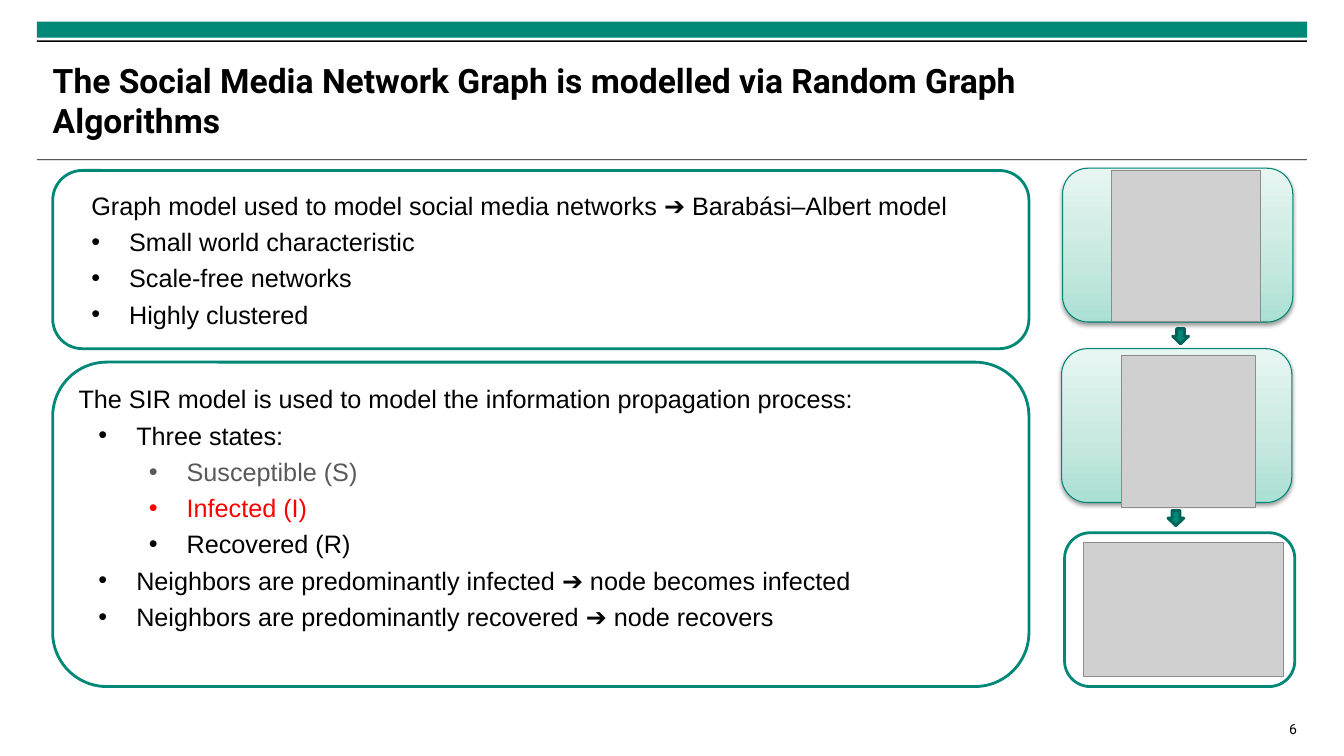
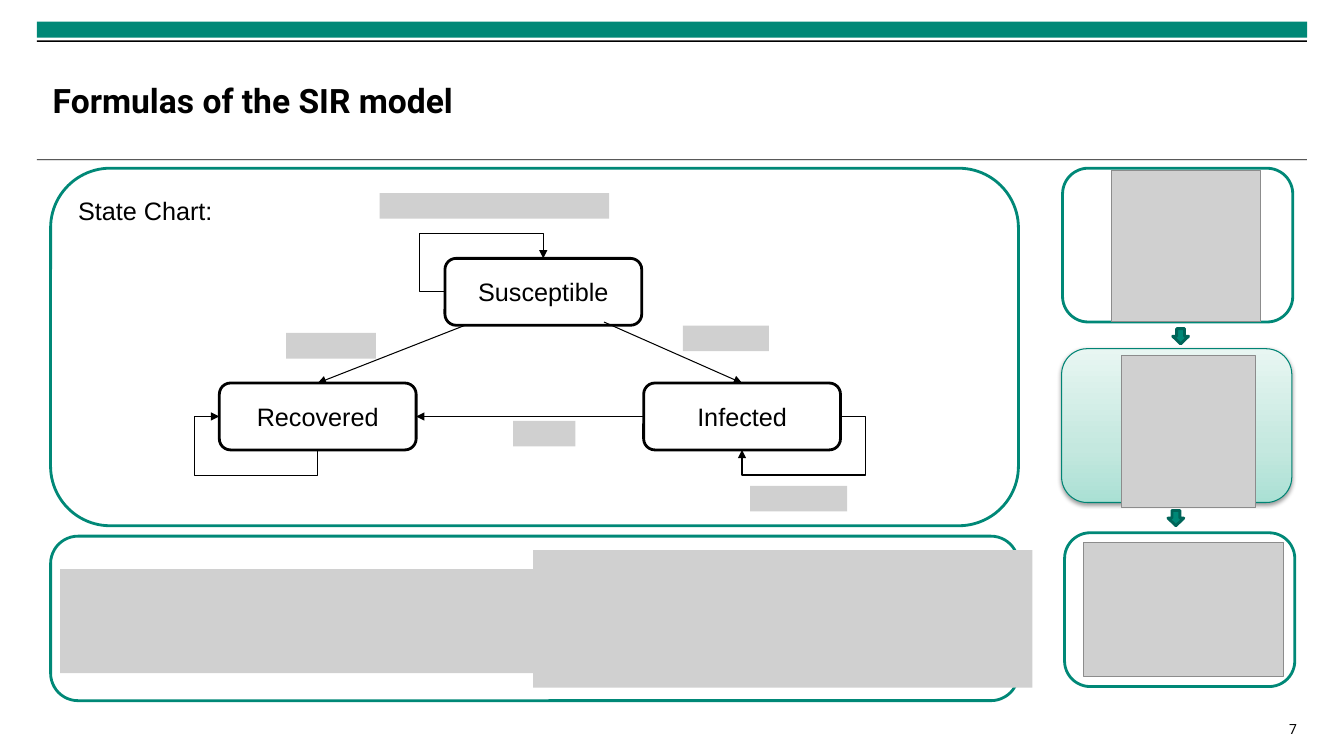
Before and after one commit to isabella-grieser/Modeling-and-Monitoring-Social-Media-Dynamics-to-predict-Electricity-Demand-Peaks, a slide deck: slide 7 of presentations/Finale Präsentation.pptx (slide 6 before the commit). Drawn at 1344x756 pixels with LibreOffice and Linux fonts; fonts in the diff are those of the drawing; grey boxes stand for pictures; background and template pictures are left out. Boxes give left, top, right and bottom in pixels: in the first picture for what was removed or moved away, otherwise in the second. Text is boxed around its words. In the diff, an @@ line names an element or a change of style, - is before the commit and + after.

```diff
--- a/presentations/Finale Präsentation.pptx
+++ b/presentations/Finale Präsentation.pptx
@@ title at bbox=[53, 87, 453, 114]: text changed @@
-The Social Media Network Graph is modelled via Random Graph Algorithms
+Formulas of the SIR model
@@ rounded rectangle added at bbox=[50, 168, 1018, 526], fill #FFFFFF, outline #008877 2 pt, 18 pt, text #000000 @@
+State Chart:
@@ rounded rectangle removed at bbox=[52, 170, 1029, 349] @@
-Graph model used to model social media networks ➔ Barabási–Albert model
-• Small world characteristic
-• Scale-free networks
-• Highly clustered
@@ rounded rectangle at bbox=[1063, 168, 1293, 323]: fill gradient #AAE1D3 to #C5E9DF to #E8F7F3 to #FFFFFF; outline #008574 0.75 pt to #008877 2 pt; shadow off @@
@@ picture added at bbox=[380, 194, 610, 219] @@
@@ elbow arrow added from (445, 292) to (543, 258), #000000 0.75 pt @@
@@ rounded rectangle added at bbox=[445, 258, 641, 325], fill #FFFFFF, outline #000000 2 pt, 18 pt, text #000000 @@
+Susceptible
@@ arrow added from (465, 326) to (318, 383), #000000 0.75 pt @@
@@ arrow added from (604, 322) to (742, 383), #000000 0.75 pt @@
@@ picture added at bbox=[683, 326, 768, 351] @@
@@ picture added at bbox=[286, 333, 376, 358] @@
@@ rounded rectangle removed at bbox=[52, 362, 1029, 687] @@
-The SIR model is used to model the information propagation process:
-• Three states:
-  • Susceptible (S)
-  • Infected (I)
-  • Recovered (R)
-• Neighbors are predominantly infected ➔ node becomes infected
-• Neighbors are predominantly recovered ➔ node recovers
@@ rounded rectangle added at bbox=[220, 383, 416, 450], fill #FFFFFF, outline #000000 2 pt, 18 pt, text #000000 @@
+Recovered
@@ rounded rectangle added at bbox=[644, 383, 841, 450], fill #FFFFFF, outline #000000 2 pt, 18 pt, text #000000 @@
+Infected
@@ elbow arrow added from (318, 450) to (220, 416), #000000 0.75 pt @@
@@ arrow added from (644, 416) to (416, 416), #000000 0.75 pt @@
@@ elbow arrow added from (841, 416) to (742, 450), #000000 0.75 pt @@
@@ picture added at bbox=[513, 421, 576, 447] @@
@@ picture added at bbox=[750, 486, 847, 511] @@
@@ rounded rectangle added at bbox=[50, 536, 1018, 701], fill #FFFFFF, outline #008877 2 pt @@
@@ picture added at bbox=[60, 569, 560, 673] @@
@@ picture added at bbox=[533, 551, 1032, 689] @@
@@ page number at bbox=[1289, 724, 1297, 734]: text changed @@
-6
+7
```
Also in this commit, not shown: 3 other slides changed, 1 slide added, 9 other files.
